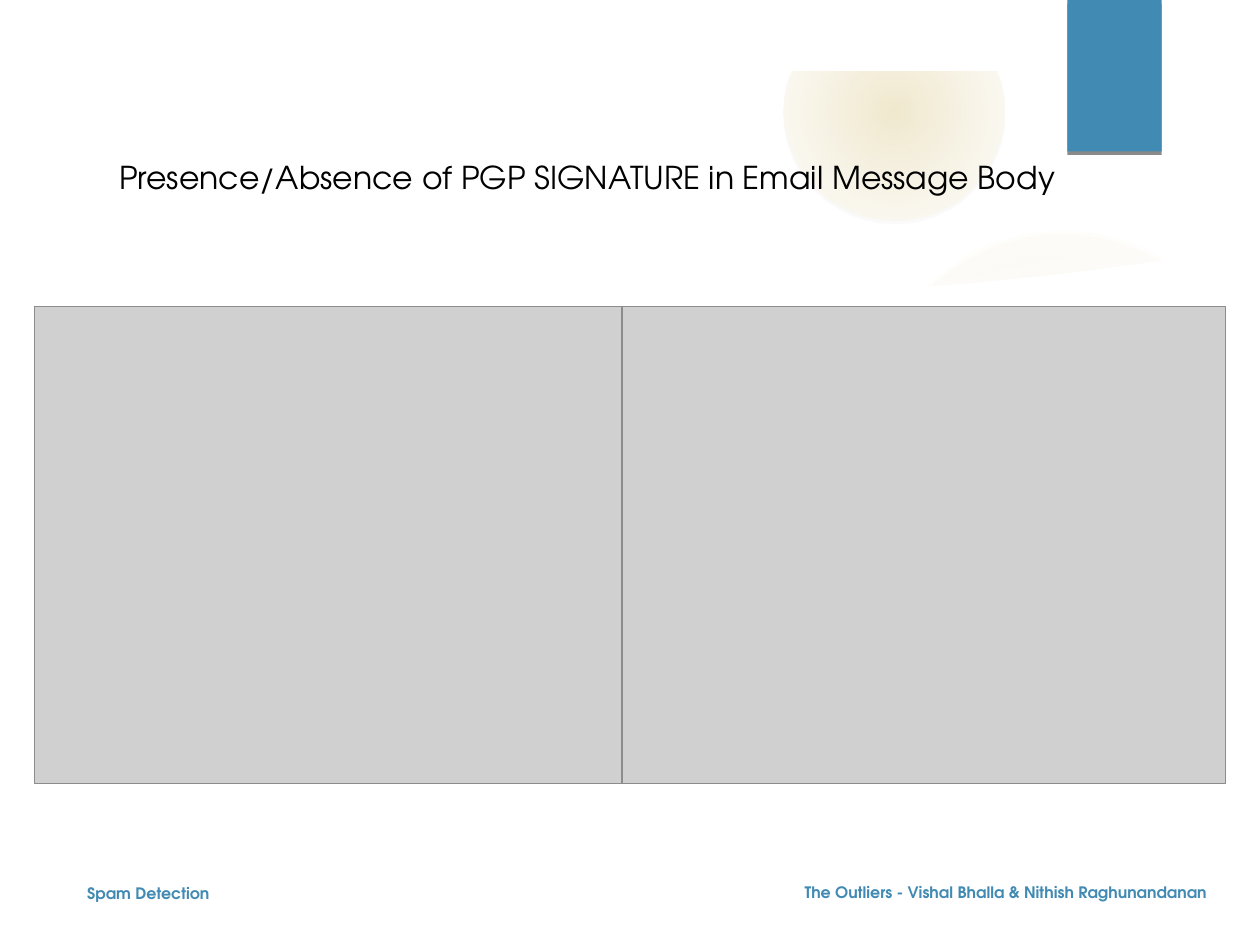
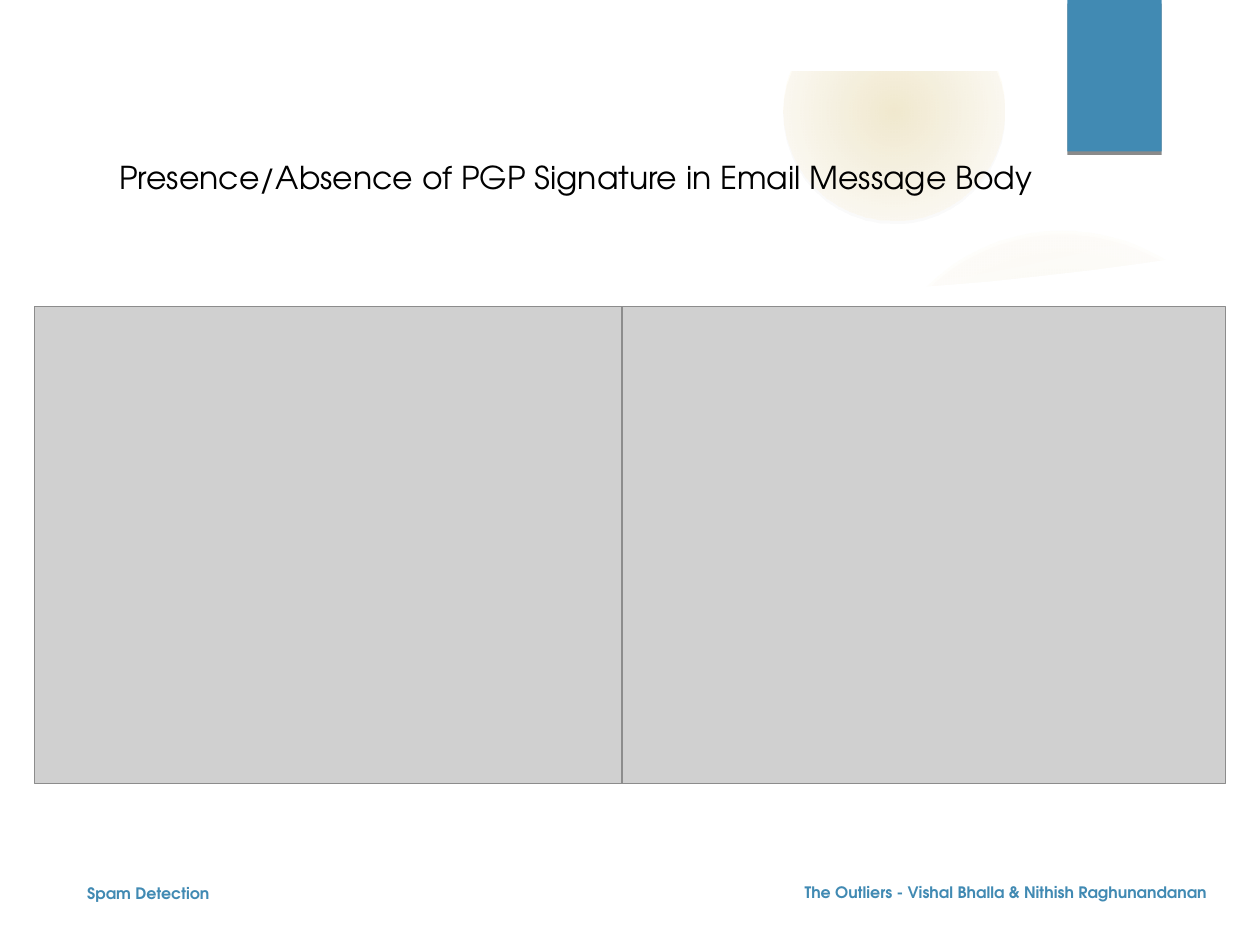
Before and after one commit to nehgu/Anomaly-Detection, a slide deck: slide 8 of Challenges/Spam Filtering Challenge 4/Ppt - Spam Detection Challenge-4.odp. Drawn at 1260x945 pixels with LibreOffice and Linux fonts; fonts in the diff are those of the drawing; grey boxes stand for pictures; background and template pictures are left out. Boxes give left, top, right and bottom in pixels: in the first picture for what was removed or moved away, otherwise in the second. Text is boxed around its words. In the diff, an @@ line names an element or a change of style, - is before the commit and + after.

```diff
--- a/Challenges/Spam Filtering Challenge 4/Ppt - Spam Detection Challenge-4.odp
+++ b/Challenges/Spam Filtering Challenge 4/Ppt - Spam Detection Challenge-4.odp
@@ title at (119, 165, 1032, 196): text changed @@
-Presence/Absence of PGP SIGNATURE in Email Message Body
+Presence/Absence of PGP Signature in Email Message Body
```
Also in this commit, not shown: 11 other slides changed, 1 slide added.
